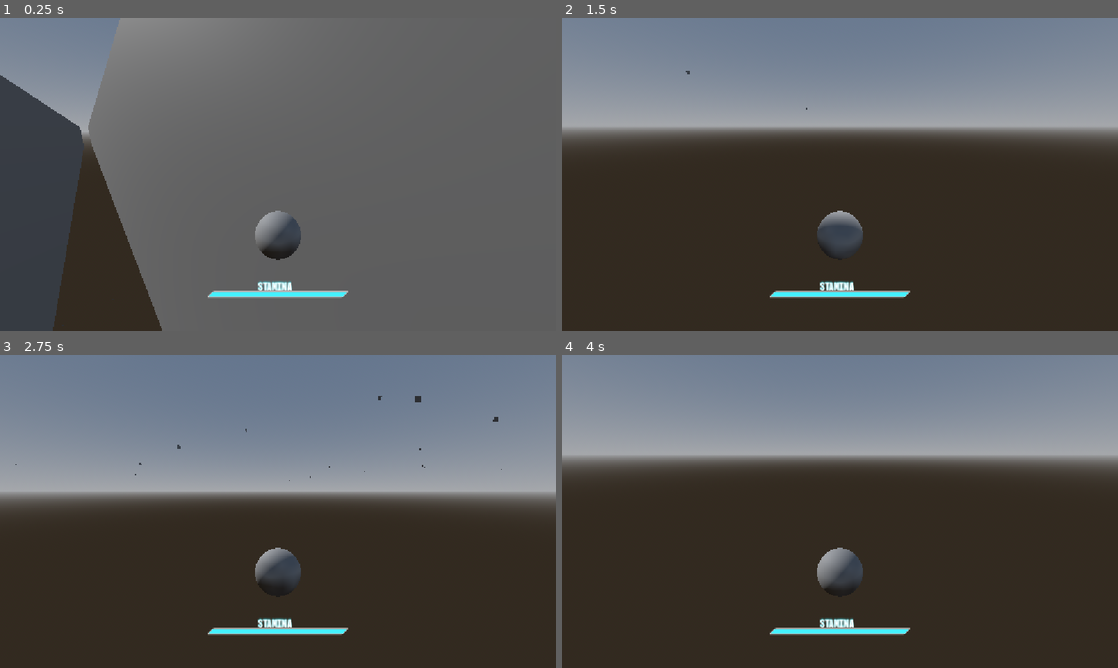
Above: before the commit, frames 1-4 (two rows, left to right).
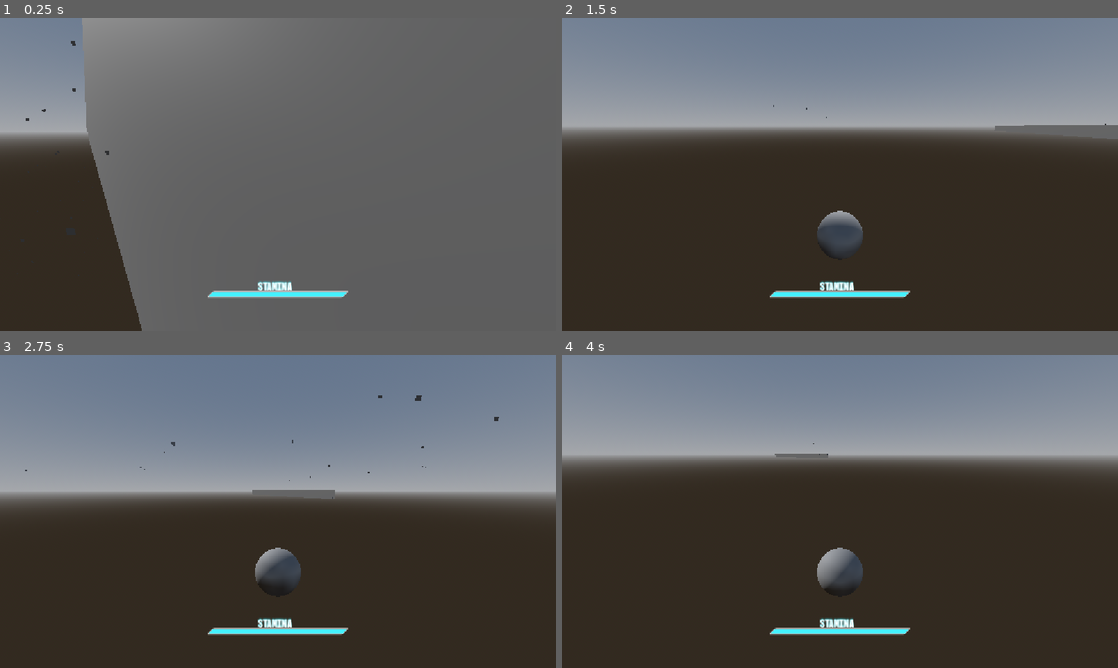
Above: after the commit, the same moments.

Repository: PortalGolem/havenIE2026GameJam
Game: Godot game, scene res://Scenes/andrew_test.tscn
Same seed, same stepped clock (60 frames per second), same inputs: the game is played once before the commit and once after it. This scene is started directly instead of the project's main scene.
Inputs (mouse positions are in pixels of both pictures, inside the frame that each line leads up to):
- Up to frame 1 (0.25 s): no input
- Up to frame 2 (1.5 s): move the mouse to (867, 174) at 0.52 s; press the mouse at (867, 174) at 0.53 s; hold W (Forward) from 0.53 s (still down); tap Space (Jump) at 0.77 s; move the mouse to (812, 174) at 1.27 s; release the mouse at (812, 174) at 1.28 s; tap Shift (Dash) at 1.35 s
- Up to frame 3 (2.75 s): keep holding W (Forward); tap Space (Jump) at 1.52 s; tap Enter at 2 s; move the mouse to (289, 505) at 2.02 s; press the mouse at (289, 505) at 2.03 s
- Up to frame 4 (4 s): keep holding W (Forward); move the mouse to (834, 517) at 2.77 s; release the mouse at (834, 517) at 2.78 s; tap Shift (Dash) at 2.85 s; tap Space (Jump) at 3.02, 3.77 s; move the mouse to (878, 514) at 3.52 s; press the mouse at (878, 514) at 3.53 s

The runs differ from the first frame. In frame 1, 11% of the frame differs, in the area x 0-55%, y 0-100%; in frame 2, 0.4%; in frame 3, 0.2%; in frame 4, 0.1%.

Commit message:
fix dash vector

Diff:
--- a/Player/PlayerController.gd
+++ b/Player/PlayerController.gd
@@ -192,7 +192,7 @@
 	else:
 		velocity.y = 0
 		velocity.x = 0
-		velocity += jumpVector.rotated(Vector3.UP, rotation.y)
+		velocity += jumpVector
 		dashing = false
 
 
